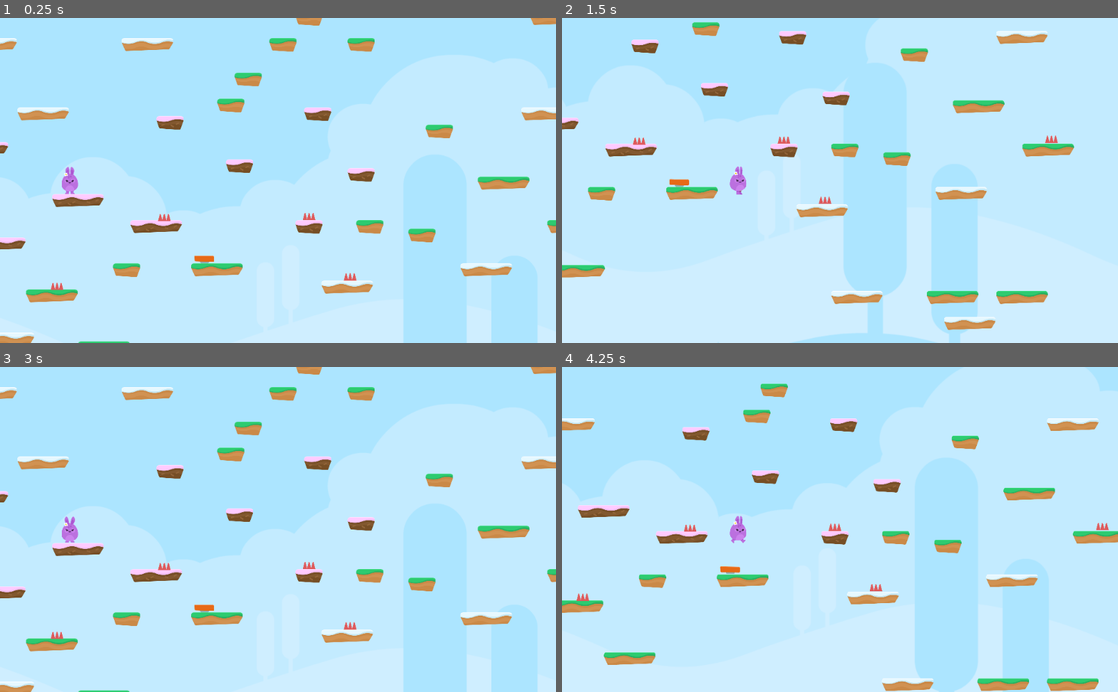
Above: before the commit, frames 1-4 (two rows, left to right).
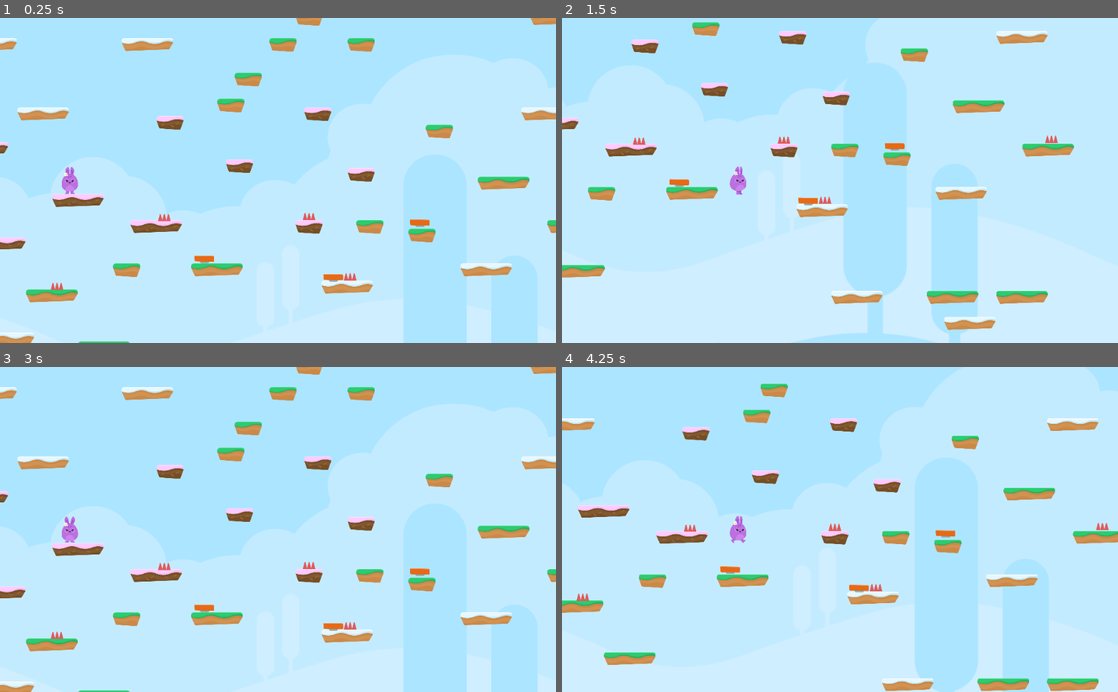
Above: after the commit, the same moments.

Repository: sandoche/Godot-learning-udemy
Game: Godot game, scene res://Levels/Level1.tscn
Two runs of this game, one before a commit and one after it. Both use one fixed random seed, a clock stepped at 60 frames per second and the inputs below.
Inputs (mouse positions are in pixels of both pictures, inside the frame that each line leads up to):
- Up to frame 1 (0.25 s): no input
- Up to frame 2 (1.5 s): tap Enter at 0.5 s; hold D (right) from 0.53 s (still down); tap Z (jump) at 0.77 s
- Up to frame 3 (3 s): tap Z (jump) at 1.52 s; release D (right) at 2.03 s; hold Q (left) 2.03-2.75 s; click (189, 575) at 2.75 s
- Up to frame 4 (4.25 s): hold D (right) from 3.53 s (still down); tap Z (jump) at 3.77 s

The runs differ from the first frame. In frame 1, 0.1% of the frame differs, in the area x 58-78%, y 61-82%; in frame 2, 0.1%; in frame 3, 0.1%; in frame 4, 0.2%, in the area x 51-71%, y 50-70%.

Commit message:
:sparkles: Jump pads added

Diff:
--- a/HoppyDays/Levels/Level1.tscn
+++ b/HoppyDays/Levels/Level1.tscn
@@ -21,6 +21,12 @@
 
 [node name="JumpPad" parent="JumpPads" instance=ExtResource( 5 )]
 position = Vector2( 1504.35, 929.822 )
+
+[node name="JumpPad2" parent="JumpPads" instance=ExtResource( 5 )]
+position = Vector2( 2454.33, 1065.89 )
+
+[node name="JumpPad3" parent="JumpPads" instance=ExtResource( 5 )]
+position = Vector2( 3091.85, 662.719 )
 
 [node name="Hazards" type="Node" parent="."]
 
--- a/HoppyDays/Player/Player.gd
+++ b/HoppyDays/Player/Player.gd
@@ -61,4 +61,7 @@
 		end_game()
 
 func boost():
+	position.y -=1
+	yield(get_tree(), "idle_frame") # to wait a frame
 	motion.y -= JUMP_SPEED * BOOST_MULTIPLIER
+	$JumpSFX.play()
